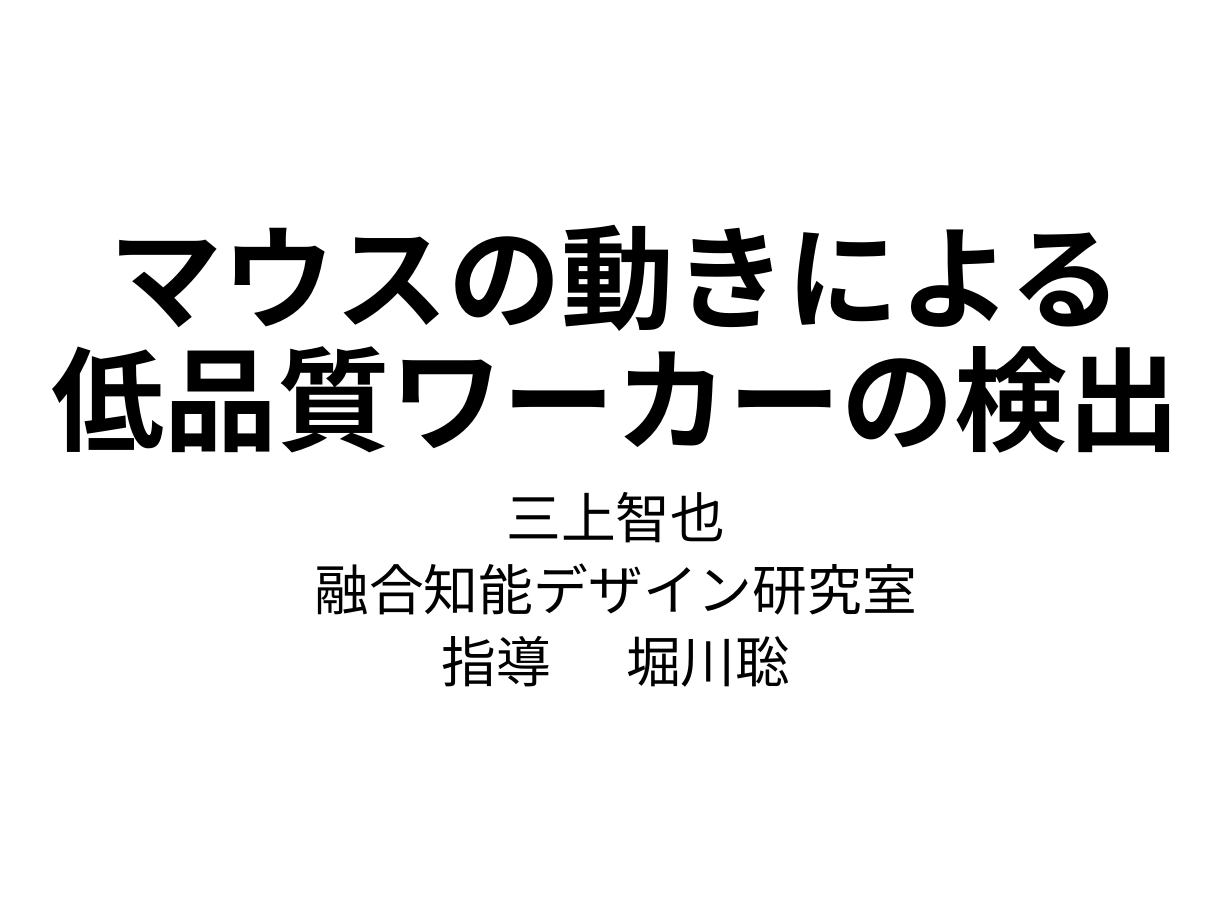
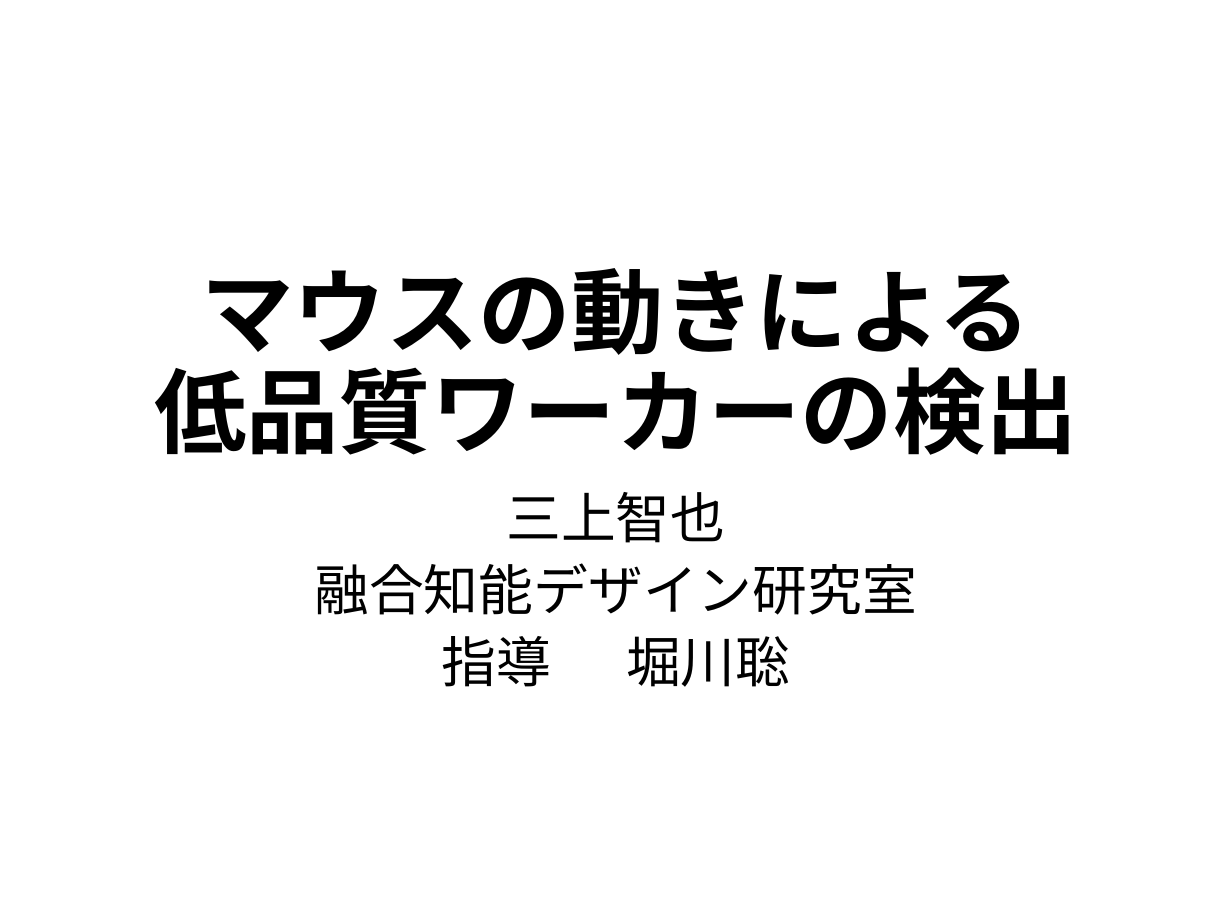
Before and after one commit to tomoya-mikami/task2, a slide deck: slide 1 of slide/presentation.pptx. Drawn at 1232x924 pixels with LibreOffice and Linux fonts; fonts in the diff are those of the drawing. Boxes give left, top, right and bottom in pixels: in the first picture for what was removed or moved away, otherwise in the second. Text is boxed around its words. In the diff, an @@ line names an element or a change of style, - is before the commit and + after.

```diff
--- a/slide/presentation.pptx
+++ b/slide/presentation.pptx
@@ title "マウスの動きによる 低品質ワーカーの検出" at <box>154,268,1078,455</box>: size 66 to 54 pt @@
```
Also in this commit, not shown: 7 other slides changed, 6 slides added, 5 other files.
